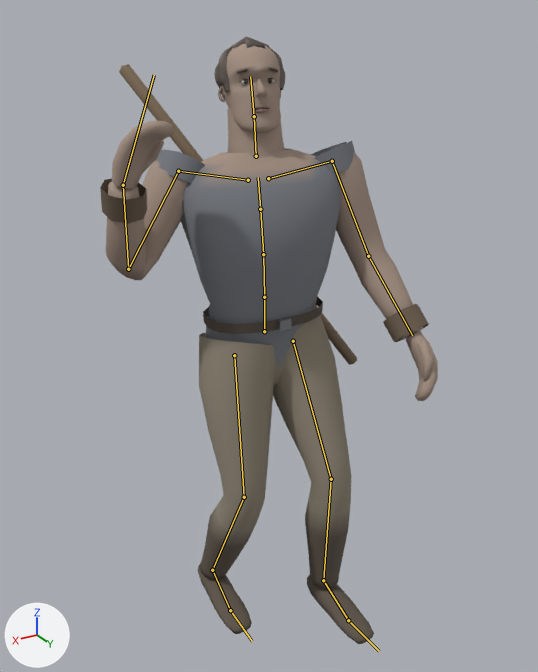
A saved change to the glTF model assets/models/characters/ham.glb.
Both versions are drawn from a camera (50 mm lens) standing at (1.067, 1.762, 1.87) and looking at (-0.005, -0.024, 0.977). The lights are fixed; the arrows at lower left show +X, +Y and +Z. The first picture is the older version. Both versions are drawn at frame 11 of the action 'pull'; the numbers are the values there. The bones that change, and the others that lie on the model, are drawn over the model as lines.

In view in the first picture: 'Ham'.
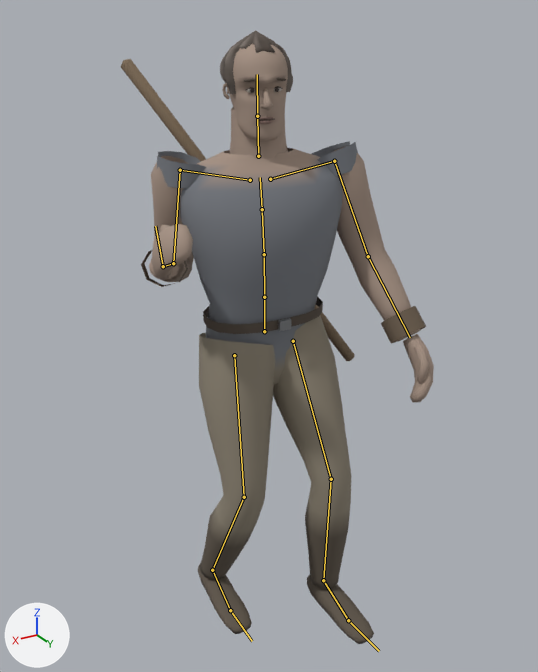
What differs and where, as boxes [x1, y1, x2, y2] in the pictures (538 x 672 px):
'Ham', posed (7% narrower)
    before: [100, 36, 438, 644]
    after: [121, 30, 434, 644]
bone 'Spine', root to tip
    before: (264, 297) to (263, 254)
    after: (264, 297) to (264, 254)
bone 'Chest', root to tip
    before: (263, 254) to (260, 209)
    after: (264, 254) to (262, 209)
bone 'UpperChest', root to tip
    before: (260, 209) to (258, 177)
    after: (262, 209) to (260, 177)
bone 'Neck', root to tip
    before: (256, 156) to (254, 116)
    after: (258, 156) to (257, 116)
bone 'Head', root to tip
    before: (254, 116) to (250, 76)
    after: (257, 116) to (257, 74)
bone 'RightUpperArm', root to tip
    before: (178, 171) to (128, 269)
    after: (180, 170) to (173, 263)
bone 'RightLowerArm', root to tip
    before: (128, 269) to (123, 185)
    after: (173, 263) to (163, 266)
bone 'RightHand', root to tip
    before: (123, 185) to (154, 75)
    after: (163, 266) to (155, 226)

The change, as a diff of the scene's bpy script:
```diff
--- a/assets/models/characters/ham.glb.py
+++ b/assets/models/characters/ham.glb.py
@@ bone_spine @@
 bone_spine = bpy.data.objects['Armature'].pose.bones['Spine']  # child of 'Hips'
-bone_spine.rotation_quaternion = (0.998, -0.031, -0.046, 0.0)  # degrees (-4, -5, 0)
+bone_spine.rotation_quaternion = (0.999, -0.021, -0.046, 0.001)  # degrees (-2, -5, 0)
@@ bone_chest @@
 bone_chest = bpy.data.objects['Armature'].pose.bones['Chest']  # child of 'Spine'
-bone_chest.rotation_quaternion = (0.998, -0.036, -0.054, -0.004)  # degrees (-4, -6, 0)
+bone_chest.rotation_quaternion = (0.998, -0.024, -0.054, -0.003)  # degrees (-3, -6, 0)
@@ bone_upperchest @@
 bone_upperchest = bpy.data.objects['Armature'].pose.bones['UpperChest']  # child of 'Chest'
-bone_upperchest.rotation_quaternion = (0.998, -0.036, -0.054, -0.007)  # degrees (-4, -6, -1)
+bone_upperchest.rotation_quaternion = (0.998, -0.024, -0.054, -0.006)  # degrees (-3, -6, -1)
@@ bone_neck @@
 bone_neck = bpy.data.objects['Armature'].pose.bones['Neck']  # child of 'UpperChest'
-bone_neck.rotation_quaternion = (1.0, -0.021, 0.0, 0.0)  # degrees (-2, 0, 0)
+bone_neck.rotation_quaternion = (1.0, 0.024, 0.0, 0.0)  # degrees (3, 0, 0)
@@ bone_head @@
 bone_head = bpy.data.objects['Armature'].pose.bones['Head']  # child of 'Neck'
-bone_head.rotation_quaternion = (1.0, -0.031, 0.0, 0.0)  # degrees (-4, 0, 0)
+bone_head.rotation_quaternion = (0.999, 0.036, 0.0, 0.0)  # degrees (4, 0, 0)
@@ bone_rightupperarm @@
 bone_rightupperarm = bpy.data.objects['Armature'].pose.bones['RightUpperArm']  # child of 'RightShoulder'
-bone_rightupperarm.rotation_quaternion = (0.949, 0.051, 0.296, 0.089)  # degrees (10, 34, 14)
+bone_rightupperarm.rotation_quaternion = (0.937, -0.212, 0.044, 0.274)  # degrees (-22, 11, 30)
@@ bone_rightlowerarm @@
 bone_rightlowerarm = bpy.data.objects['Armature'].pose.bones['RightLowerArm']  # child of 'RightUpperArm'
-bone_rightlowerarm.rotation_quaternion = (0.475, 0.88, 0.0, 0.0)  # degrees (123, 0, 0)
+bone_rightlowerarm.rotation_quaternion = (0.542, 0.84, 0.0, 0.0)  # degrees (114, 0, 0)
@@ bone_righthand @@
 bone_righthand = bpy.data.objects['Armature'].pose.bones['RightHand']  # child of 'RightLowerArm'
-bone_righthand.rotation_quaternion = (0.967, 0.255, 0.0, 0.0)  # degrees (30, 0, 0)
+bone_righthand.rotation_quaternion = (0.975, 0.186, 0.117, 0.022)  # degrees (22, 13, 5)
```
